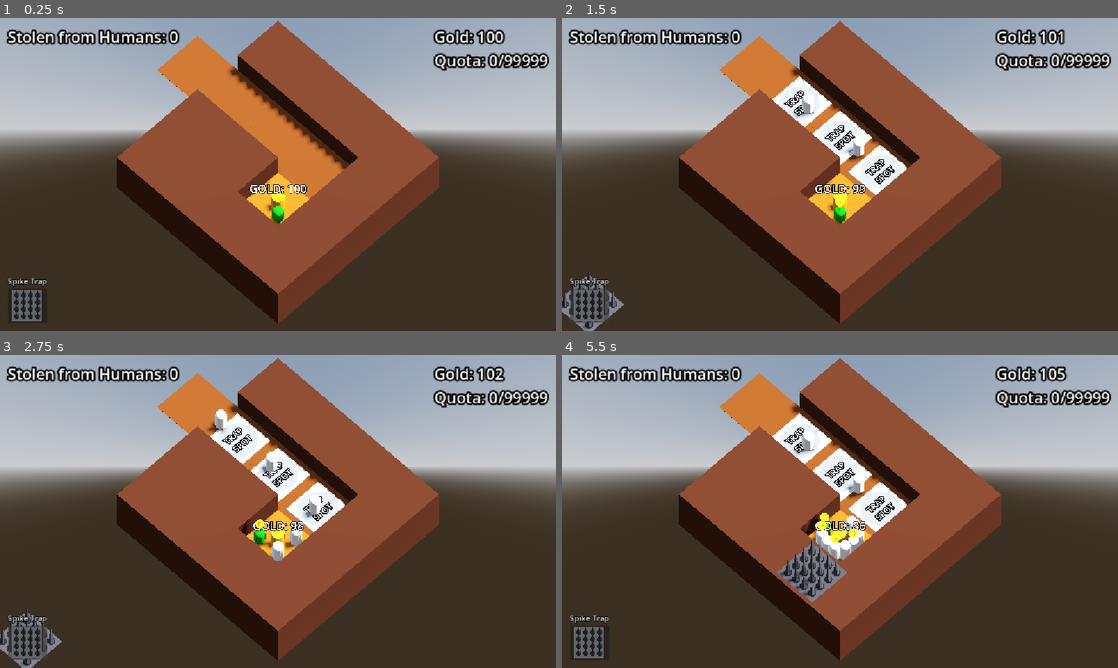
Above: before the commit, frames 1-4 (two rows, left to right).
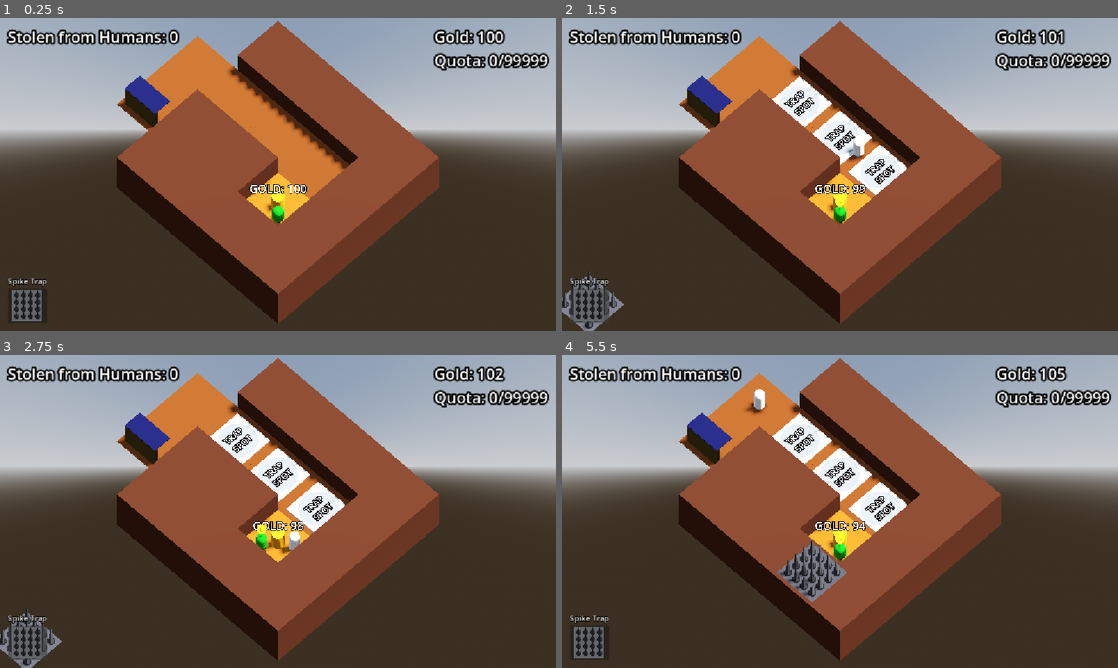
Above: after the commit, the same moments.

Repository: requestforcriticism/gg2026
Game: Godot game, scene res://scenes/level/level.tscn
The game is run twice, just before and just after one commit, with the same random seed, the same clock (stepped at 60 frames per second) and the same inputs.
Inputs (mouse positions are in pixels of both pictures, inside the frame that each line leads up to):
- Up to frame 1 (0.25 s): no input
- Up to frame 2 (1.5 s): click (589, 305) at 0.5 s; click (589, 305) at 1.25 s
- Up to frame 3 (2.75 s): click (27, 642) at 2 s
- Up to frame 4 (5.5 s): move the mouse to (962, 495) at 2.77 s; press the mouse at (962, 495) at 2.78 s; move the mouse to (728, 527) at 3.52 s; release the mouse at (728, 527) at 3.53 s; click (728, 527) at 3.6 s; move the mouse to (895, 442) at 4.27 s; press the mouse at (895, 442) at 4.28 s; move the mouse to (812, 574) at 5.02 s; release the mouse at (812, 574) at 5.03 s; click (812, 574) at 5.1 s

The runs differ from the first frame. In frame 1, 1.3% of the frame differs, in the area x 21-34%, y 16-36%; in frame 2, 1.4%; in frame 3, 2.2%; in frame 4, 2.6%, in the area x 21-55%, y 10-66%.

Commit message:
working on enemy_return stuff

Diff:
--- a/scenes/enemies/base_enemy.gd
+++ b/scenes/enemies/base_enemy.gd
@@ -3,6 +3,7 @@
 @export var base_speed := 2.0
 @export var max_health := 50
 @export var mining_rate := 1 #Number of seconds
+@export var return_gold_rate := .5 #Number of seconds
 @export var mining_amount_per_tick :=1
 @export var max_gold_capacity := 5
 
@@ -10,12 +11,13 @@
 var rdy_to_leave := false
 var speed :float
 
-enum ENEMY_STATE {TRAVEL_IN, TRAVEL_OUT, MINING}
+enum ENEMY_STATE {TRAVEL_IN, TRAVEL_OUT, MINING, RETURN_GOLD}
 var state := ENEMY_STATE.TRAVEL_IN
 
 @onready var stolen = get_tree().get_first_node_in_group("stolen")
 @onready var mine_gold: Node3D = $MineGold
 @onready var mining_timer: Timer = $MiningTimer
+@onready var return_gold_timer: Timer = $ReturnGoldTimer
 
 var current_health: int:
 	set(health_in):
@@ -27,30 +29,41 @@
 	speed = base_speed
 	current_health = max_health
 	mining_timer.wait_time = mining_rate
+	return_gold_timer.wait_time = return_gold_rate
 
 func _physics_process(delta: float) -> void:
+	do_state_stuff(delta)
+
+func do_state_stuff(delta) -> void:
 	if state == ENEMY_STATE.TRAVEL_IN:
 		progress += delta * speed
 		if progress_ratio == 1.0:
 			speed = 0.0
 			state = ENEMY_STATE.MINING
 			to_goldmine()
+	elif state == ENEMY_STATE.MINING:
+		if mining_timer.is_stopped():
+			mining_timer.start()
 	elif state == ENEMY_STATE.TRAVEL_OUT:
 		progress -= delta * speed
 		if progress_ratio == 0.0:
 			#check if on 1st floor. if not, go to floor n-1.  else:
-			stolen.stolen_gold += gold_in_bag
-			print(stolen.stolen_gold)
-			print(gold_in_bag)
-			queue_free()
-	elif state == ENEMY_STATE.MINING:
-		if mining_timer.is_stopped():
-			mining_timer.start()
+			speed = 0.0
+			state = ENEMY_STATE.RETURN_GOLD
+			to_return_gold()
+
+	elif state == ENEMY_STATE.RETURN_GOLD:
+		if return_gold_timer.is_stopped():
+			return_gold_timer.start()
 	else:
 		print("Something messed up.")
 
 func to_goldmine() -> void:
 	self.get_parent().move_me_to_goldmine()
+
+func to_return_gold() -> void:
+	#Add stuff here
+	pass
 
 func back_up_path() -> void:
 	self.get_parent().move_me_to_path()
@@ -66,4 +79,16 @@
 		back_up_path()
 		state = ENEMY_STATE.TRAVEL_OUT
 		progress_ratio = 1.0
+		speed = base_speed * 1.25
+
+func _on_return_gold_timer_timeout() -> void:
+	if gold_in_bag > 0:
+		stolen.stolen_gold += 1
+		gold_in_bag -= 1
+		mine_gold.mine_gold()
+	else:
+		return_gold_timer.stop()
+		rdy_to_leave = false
+		state = ENEMY_STATE.TRAVEL_IN
+		progress_ratio = 0.0
 		speed = base_speed
--- a/scenes/enemies/base_enemy.tscn
+++ b/scenes/enemies/base_enemy.tscn
@@ -18,6 +18,7 @@
 loop = false
 script = ExtResource("1_r5xb8")
 base_speed = 5.0
+max_gold_capacity = 1
 
 [node name="MeshInstance3D" type="MeshInstance3D" parent="." unique_id=1252783565]
 mesh = SubResource("CapsuleMesh_c1rwf")
@@ -33,4 +34,8 @@
 
 [node name="MineGold" parent="." unique_id=914139052 instance=ExtResource("2_qf3h2")]
 
+[node name="ReturnGoldTimer" type="Timer" parent="." unique_id=1372039354]
+wait_time = 0.5
+
 [connection signal="timeout" from="MiningTimer" to="." method="_on_mining_timer_timeout"]
+[connection signal="timeout" from="ReturnGoldTimer" to="." method="_on_return_gold_timer_timeout"]
--- a/scenes/dropped_gold_bag/dropped_gold_bag.gd
+++ b/scenes/enemy_camp/enemy_camp.gd
@@ -1,8 +1,14 @@
-extends Node3D
+extends Path3D
 
-var Gold_in_Bag := 0
+@export var starting_stolen_gold := 0
 
-func _on_dropped_bag_area_3d_area_entered(area: Area3D) -> void:
-	if area.is_in_group("enemy"):
-		area.get_parent().max_gold_capacity
-		#Add gold to enemy bad upto cap.  If all Gold_in_Bag is gone, queue_free().  Either way, send enemy_back.
+@onready var ui: MarginContainer = $"../UI"
+
+var stolen_gold: int:
+	set(gold_in):
+		stolen_gold = max(gold_in,0)
+		if stolen_gold:
+			ui.set_stolen_label(stolen_gold)
+
+func _ready() -> void:
+	stolen_gold = starting_stolen_gold
--- /dev/null
+++ b/scenes/enemy_camp/enemy_camp.tscn
@@ -0,0 +1,36 @@
+[gd_scene format=3 uid="uid://1psanef3pwka"]
+
+[ext_resource type="Script" uid="uid://dnexk725jstl3" path="res://scenes/enemy_camp/enemy_camp.gd" id="1_b0f8m"]
+
+[sub_resource type="Curve3D" id="Curve3D_07yku"]
+_data = {
+"points": PackedVector3Array(0, 0, 0, 0, 0, 0, -0.75, 0, -0.5, 0, 0, 0, 0, 0, 0, 0.75, 0, -0.5),
+"tilts": PackedFloat32Array(0, 0)
+}
+point_count = 2
+
+[sub_resource type="StandardMaterial3D" id="StandardMaterial3D_07yku"]
+albedo_color = Color(0.29529676, 0.22349435, 0, 1)
+
+[sub_resource type="BoxMesh" id="BoxMesh_07yku"]
+material = SubResource("StandardMaterial3D_07yku")
+size = Vector3(1.5, 1, 0.15)
+
+[sub_resource type="StandardMaterial3D" id="StandardMaterial3D_b0f8m"]
+albedo_color = Color(0, 0, 0.24705882, 1)
+
+[sub_resource type="BoxMesh" id="BoxMesh_p13cj"]
+material = SubResource("StandardMaterial3D_b0f8m")
+size = Vector3(1.5, 0.02, 0.75)
+
+[node name="EnemyCamp" type="Path3D" unique_id=1840097758 groups=["stolen"]]
+curve = SubResource("Curve3D_07yku")
+script = ExtResource("1_b0f8m")
+
+[node name="Back" type="MeshInstance3D" parent="." unique_id=1527386934]
+transform = Transform3D(1, 0, 0, 0, 1, 0, 0, 0, 1, 0, 0.5, 0.8)
+mesh = SubResource("BoxMesh_07yku")
+
+[node name="Top" type="MeshInstance3D" parent="Back" unique_id=1939981645]
+transform = Transform3D(1, 0, 0, 0, 1, 0, 0, 0, 1, 0, 0.51, -0.30005682)
+mesh = SubResource("BoxMesh_p13cj")
--- a/scenes/level/level.tscn
+++ b/scenes/level/level.tscn
@@ -2,8 +2,8 @@
 
 [ext_resource type="MeshLibrary" uid="uid://dxtlm066yuee8" path="res://mesh_libraries/space_library.tres" id="1_h3e3j"]
 [ext_resource type="PackedScene" uid="uid://11dm46vkohnw" path="res://scenes/ray_picker_camera/ray_picker_camera.tscn" id="1_nbgty"]
+[ext_resource type="PackedScene" uid="uid://1psanef3pwka" path="res://scenes/enemy_camp/enemy_camp.tscn" id="1_sytrn"]
 [ext_resource type="Script" uid="uid://c73uxswnb38ot" path="res://scenes/level/bank.gd" id="1_vpf64"]
-[ext_resource type="Script" uid="uid://bsdc2crekl2hf" path="res://scenes/level/stolen.gd" id="2_xv074"]
 [ext_resource type="PackedScene" uid="uid://bvfj4a27tv5xe" path="res://scenes/gold_mine_base/gold_mine.tscn" id="3_i166f"]
 [ext_resource type="PackedScene" uid="uid://c1njedt1gde63" path="res://scenes/level/enemy_path.tscn" id="4_wcngd"]
 [ext_resource type="Script" uid="uid://do1n7nro3atrt" path="res://scenes/level/trap_magager.gd" id="7_wcngd"]
@@ -34,12 +34,12 @@
 transform = Transform3D(-0.8660254, -0.43301278, 0.25, 0, 0.49999997, 0.86602545, -0.50000006, 0.75, -0.43301266, 0, 0, 0)
 shadow_enabled = true
 
+[node name="EnemyCamp" parent="." unique_id=1840097758 instance=ExtResource("1_sytrn")]
+transform = Transform3D(1, 0, 0, 0, 1, 0, 0, 0, 1, -5.0734577, 0, 0.9155083)
+
 [node name="Bank" type="Node" parent="." unique_id=1521444107 groups=["bank"]]
 script = ExtResource("1_vpf64")
 starting_gold = 100
-
-[node name="Stolen" type="Node" parent="." unique_id=1590127708 groups=["stolen"]]
-script = ExtResource("2_xv074")
 
 [node name="UI" parent="." unique_id=1166578692 instance=ExtResource("9_sytrn")]
 
@@ -61,7 +61,7 @@
 cell_center_y = false
 collision_layer = 3
 data = {
-"cells": PackedInt32Array(65533, 65535, 1, 65534, 65535, 0, 65535, 65535, 0, 0, 65535, 0, 0, 0, 3, 65534, 0, 2, 65535, 0, 2, 65534, 1, 2, 65535, 1, 2, 0, 1, 2, 1, 1, 2, 1, 0, 2, 1, 65535, 2, 1, 65534, 2, 0, 65534, 2, 65535, 65534, 2, 65534, 65534, 2)
+"cells": PackedInt32Array(65533, 65535, 1, 65534, 65535, 0, 65535, 65535, 0, 0, 65535, 0, 0, 0, 3, 65534, 0, 2, 65535, 0, 2, 65534, 1, 2, 65535, 1, 2, 0, 1, 2, 1, 1, 2, 1, 0, 2, 1, 65535, 2, 1, 65534, 2, 0, 65534, 2, 65535, 65534, 2, 65534, 65534, 2, 65533, 0, 1)
 }
 
 [node name="EnemyPath" parent="." unique_id=1922126716 node_paths=PackedStringArray("my_goldmine") instance=ExtResource("4_wcngd")]
@@ -72,6 +72,7 @@
 
 [node name="BaseEnemySpawnTimer" parent="EnemyPath/EnemyManager" index="0" unique_id=1663667012]
 wait_time = 0.5
+one_shot = true
 
 [node name="GoldMine" parent="." unique_id=532182191 node_paths=PackedStringArray("my_path3d") instance=ExtResource("3_i166f")]
 transform = Transform3D(1, 0, 0, 0, 1, 0, 0, 0, 1, 1, 0, 1)
Not shown, added: scenes/enemy_camp/enemy_camp.gd.uid
Not shown, removed: scenes/level/stolen.gd.uid
